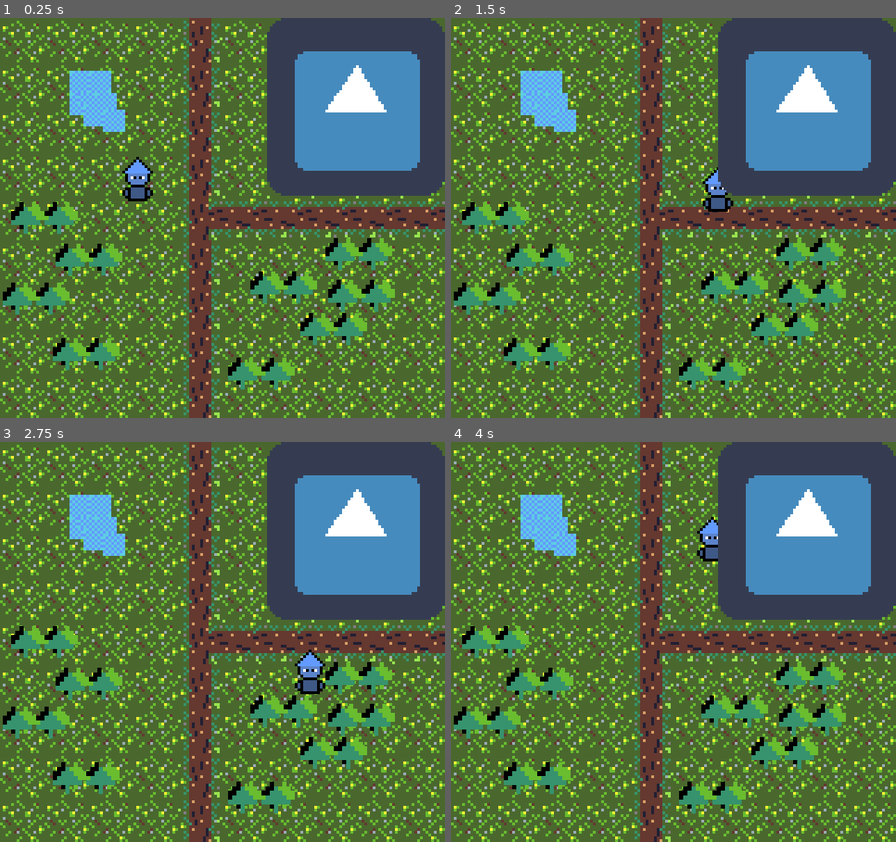
Above: before the commit, frames 1-4 (two rows, left to right).
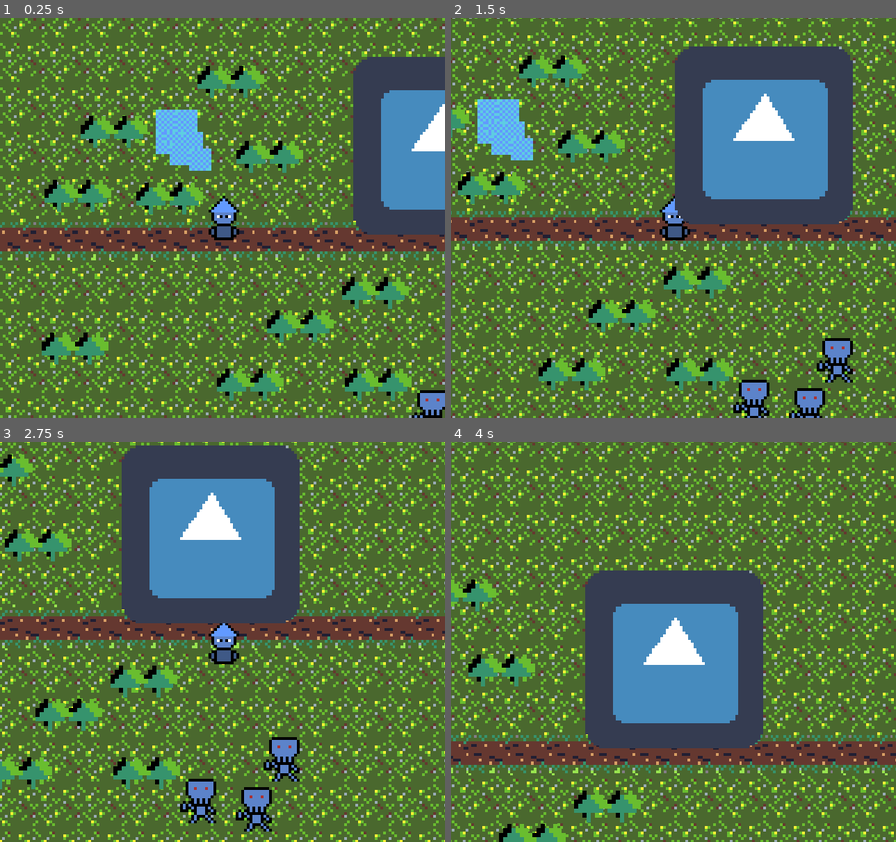
Above: after the commit, the same moments.

Repository: macattack69/TOPSECRETDONTTOUCH
Game: Godot game, scene res://Scenes/World.tscn
Two runs of this game, one before a commit and one after it. Both use one fixed random seed, a clock stepped at 60 frames per second and the inputs below. The engine's default icon, where the game draws it, is replaced by a stand-in: a white triangle on a blue panel in a dark square.
Inputs:
- Up to frame 1 (0.25 s): no input
- Up to frame 2 (1.5 s): tap Enter at 0.5 s; hold Right (ui_right) 0.53-1.28 s; hold Down (ui_down) from 1.28 s (still down)
- Up to frame 3 (2.75 s): release Down (ui_down) at 2.03 s; hold Right (ui_right) from 2.03 s (still down)
- Up to frame 4 (4 s): release Right (ui_right) at 2.78 s; hold Up (ui_up) 2.78-3.53 s; hold Left (ui_left) from 3.53 s (still down)

The runs differ from the first frame. In frame 1, 60% of the frame differs, in the area x 0-100%, y 0-100%; in frame 2, 63%; in frame 3, 67%; in frame 4, 69%.

Commit message:
i dont know nothin bout no github
why dont u "git" tf on brotha?

Diff:
--- /dev/null
+++ b/yamya2w+b/Assets/manazombie.tscn
@@ -0,0 +1,17 @@
+[gd_scene load_steps=3 format=2]
+
+[ext_resource path="res://Assets/manazombiev2.png" type="Texture" id=1]
+
+[sub_resource type="CapsuleShape2D" id=1]
+radius = 3.0
+height = 6.0
+
+[node name="KinematicBody2D" type="KinematicBody2D"]
+
+[node name="Sprite" type="Sprite" parent="."]
+texture = ExtResource( 1 )
+
+[node name="CollisionShape2D" type="CollisionShape2D" parent="."]
+position = Vector2( 1, 5 )
+rotation = 1.53065
+shape = SubResource( 1 )
--- a/yamya2w+b/Scenes/Player.tscn
+++ b/yamya2w+b/Scenes/Player.tscn
@@ -20,3 +20,6 @@
 position = Vector2( 1, 5 )
 rotation = -1.58476
 shape = SubResource( 1 )
+
+[node name="Camera2D" type="Camera2D" parent="Player"]
+current = true
--- a/yamya2w+b/Scenes/World.tscn
+++ b/yamya2w+b/Scenes/World.tscn
@@ -6,6 +6,7 @@
 [ext_resource path="res://icon.png" type="Texture" id=4]
 [ext_resource path="res://Scenes/trees.tscn" type="PackedScene" id=5]
 [ext_resource path="res://Scenes/water.tscn" type="PackedScene" id=6]
+[ext_resource path="res://Assets/manazombie.tscn" type="PackedScene" id=7]
 
 [node name="World" type="Node2D"]
 
@@ -13,20 +14,21 @@
 position = Vector2( 80, 72 )
 texture = ExtResource( 2 )
 region_enabled = true
-region_rect = Rect2( 0, 0, 160, 144 )
+region_rect = Rect2( 0, 0, 492, 318 )
 
 [node name="dirtpath" type="Sprite" parent="."]
-position = Vector2( 72, 72 )
+position = Vector2( -93, 109 )
 texture = ExtResource( 3 )
 region_enabled = true
-region_rect = Rect2( 0, 0, 16, 144 )
+region_rect = Rect2( 0, 0, 16, 240 )
 
 [node name="dirtpath2" type="Sprite" parent="."]
-position = Vector2( 120, 72 )
+position = Vector2( 105, 65.5299 )
 rotation = 1.5708
+scale = Vector2( 1.06269, 0.935498 )
 texture = ExtResource( 3 )
 region_enabled = true
-region_rect = Rect2( 0, 0, 16, 90 )
+region_rect = Rect2( 0, 0, 15.5322, 419 )
 
 [node name="Player" parent="." instance=ExtResource( 1 )]
 position = Vector2( 49, 58 )
@@ -36,52 +38,61 @@
 texture = ExtResource( 4 )
 
 [node name="trees" parent="." instance=ExtResource( 5 )]
-position = Vector2( 32, 87 )
+position = Vector2( 66, 36 )
 
 [node name="trees4" parent="." instance=ExtResource( 5 )]
-position = Vector2( 31, 121 )
+position = Vector2( 59, 118 )
 
 [node name="trees5" parent="." instance=ExtResource( 5 )]
-position = Vector2( 102, 97 )
+position = Vector2( 52, 9 )
 
 [node name="trees6" parent="." instance=ExtResource( 5 )]
-position = Vector2( 120, 112 )
+position = Vector2( 105, 118 )
 
 [node name="trees7" parent="." instance=ExtResource( 5 )]
-position = Vector2( 130, 100 )
+position = Vector2( 104, 85 )
 
 [node name="trees8" parent="." instance=ExtResource( 5 )]
-position = Vector2( 129, 85 )
+position = Vector2( -4, 105 )
 
 [node name="trees9" parent="." instance=ExtResource( 5 )]
-position = Vector2( 94, 128 )
-
-[node name="water" parent="trees9" instance=ExtResource( 6 )]
-position = Vector2( -65, -97 )
+position = Vector2( 77, 97 )
 
 [node name="trees10" parent="." instance=ExtResource( 5 )]
-position = Vector2( 94, 128 )
-
-[node name="water" parent="trees10" instance=ExtResource( 6 )]
-position = Vector2( -62, -101 )
-
-[node name="water2" parent="trees10" instance=ExtResource( 6 )]
-position = Vector2( -65, -105 )
-
-[node name="water3" parent="trees10" instance=ExtResource( 6 )]
-position = Vector2( -58, -105 )
-
-[node name="water4" parent="trees10" instance=ExtResource( 6 )]
-position = Vector2( -60, -93 )
-
-[node name="water5" parent="trees10" instance=ExtResource( 6 )]
-position = Vector2( -56, -97 )
-
-[node name="water6" parent="trees10" instance=ExtResource( 6 )]
-position = Vector2( -53, -91 )
+position = Vector2( 10, 27 )
 
 [node name="trees2" parent="." instance=ExtResource( 5 )]
-position = Vector2( 16, 72 )
+position = Vector2( -3, 50 )
 
 [node name="trees3" parent="." instance=ExtResource( 5 )]
-position = Vector2( 13, 101 )
+position = Vector2( 30, 51 )
+
+[node name="water" parent="." instance=ExtResource( 6 )]
+position = Vector2( 29, 31 )
+
+[node name="water2" parent="." instance=ExtResource( 6 )]
+position = Vector2( 32, 27 )
+
+[node name="water3" parent="." instance=ExtResource( 6 )]
+position = Vector2( 29, 23 )
+
+[node name="water4" parent="." instance=ExtResource( 6 )]
+position = Vector2( 36, 23 )
+
+[node name="water5" parent="." instance=ExtResource( 6 )]
+position = Vector2( 34, 35 )
+
+[node name="water6" parent="." instance=ExtResource( 6 )]
+position = Vector2( 38, 31 )
+
+[node name="water7" parent="." instance=ExtResource( 6 )]
+position = Vector2( 41, 37 )
+
+[node name="KinematicBody2D" parent="." instance=ExtResource( 7 )]
+position = Vector2( 124, 128 )
+
+[node name="KinematicBody2D2" parent="." instance=ExtResource( 7 )]
+position = Vector2( 144, 131 )
+
+[node name="KinematicBody2D3" parent="." instance=ExtResource( 7 )]
+position = Vector2( 154, 113 )
Binary file added: yamya2w+b/Assets/manazombiev2.png
Not shown, added: yamya2w+b/Assets/manazombiev2.png.import
Not shown: 1 places in yamya2w+b/Scenes/World.tscn that only renumber resources
Not shown, changed: .DS_Store
Not shown, changed: .gitignore
Not shown, changed: yamya2w+b/.DS_Store
